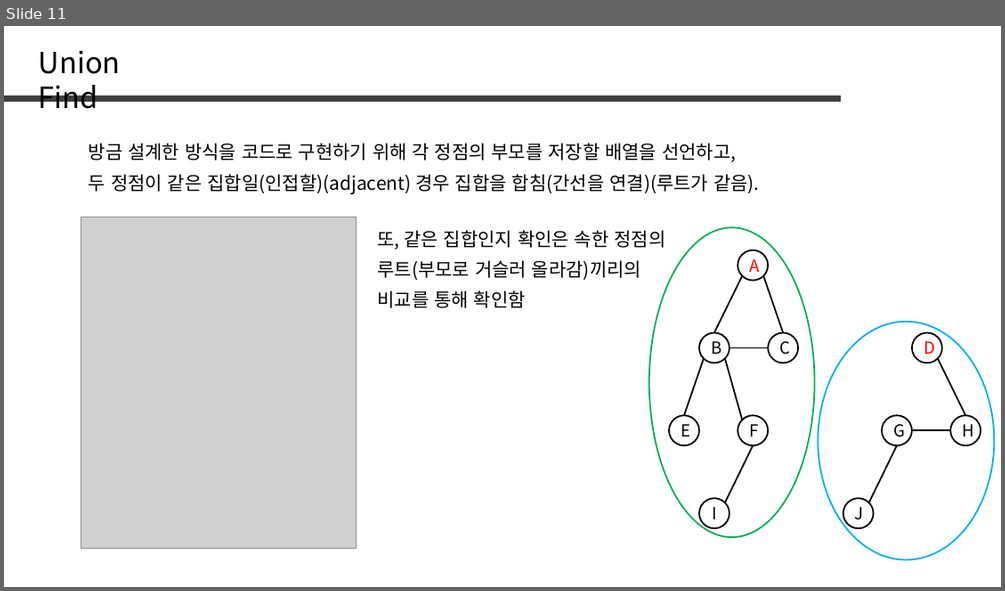
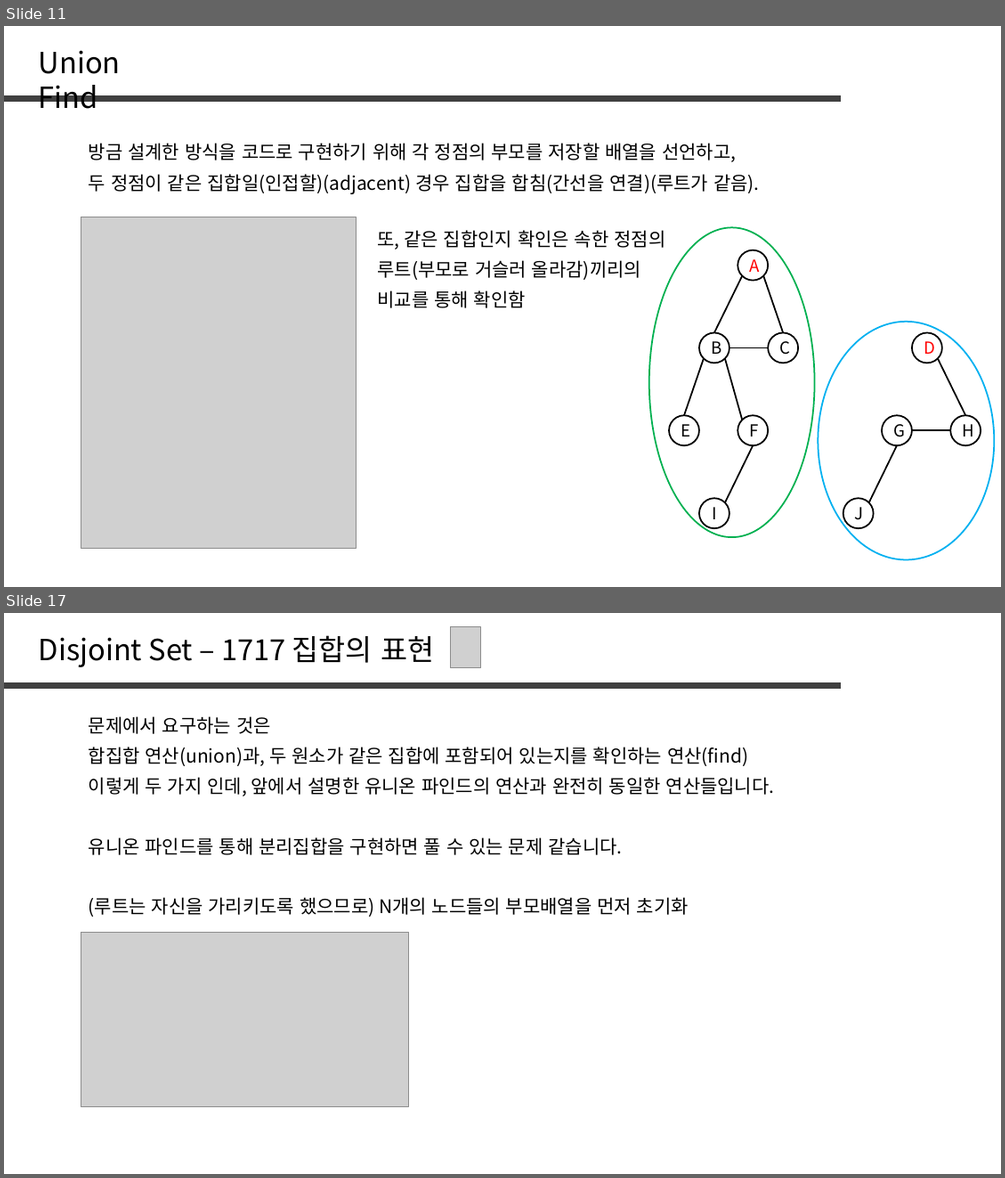
Before and after one commit to jaehoo1/PS-study, a slide deck: study/10_Disjoint Set.pptx. Shown one above the other, each under a label of ours: slide 11 before the commit, slides 11 and 17 after it; the slides between them are not shown. The pictures are 1005x591 and 1005x1178 pixels, drawn with LibreOffice and Linux fonts; fonts in the diff are those of the drawing; grey boxes stand for pictures. Boxes give left, top, right and bottom in pixels: in the first picture for what was removed or moved away, otherwise in the second. Text is boxed around its words. In the diff, an @@ line names an element or a change of style, - is before the commit and + after.

```diff
--- a/study/10_Disjoint Set.pptx
+++ b/study/10_Disjoint Set.pptx
@@ slide 17 added at bbox=[4, 613, 1001, 1174], background #FFFFFF @@
@@ text added at bbox=[39, 635, 434, 667], 28 pt, text #000000 @@
+Disjoint Set – 1717 집합의 표현
@@ picture added at bbox=[451, 627, 481, 668] @@
@@ line added from (4, 686) to (841, 686), #404040 6 pt @@
@@ text added at bbox=[89, 716, 271, 734], 18 pt, text #000000 @@
+문제에서 요구하는 것은
@@ text added at bbox=[89, 747, 748, 766], 18 pt, text #000000 @@
+합집합 연산(union)과, 두 원소가 같은 집합에 포함되어 있는지를 확인하는 연산(find)
@@ text added at bbox=[89, 777, 775, 796], 18 pt, text #000000 @@
+이렇게 두 가지 인데, 앞에서 설명한 유니온 파인드의 연산과 완전히 동일한 연산들입니다.
@@ text added at bbox=[89, 837, 622, 855], 18 pt, text #000000 @@
+유니온 파인드를 통해 분리집합을 구현하면 풀 수 있는 문제 같습니다.
@@ text added at bbox=[89, 897, 688, 916], 18 pt, text #000000 @@
+(루트는 자신을 가리키도록 했으므로) N개의 노드들의 부모배열을 먼저 초기화
@@ picture added at bbox=[81, 932, 408, 1107] @@
```
Also in this commit, not shown: 1 slide changed, 21 other slides added, 46 slides removed.
